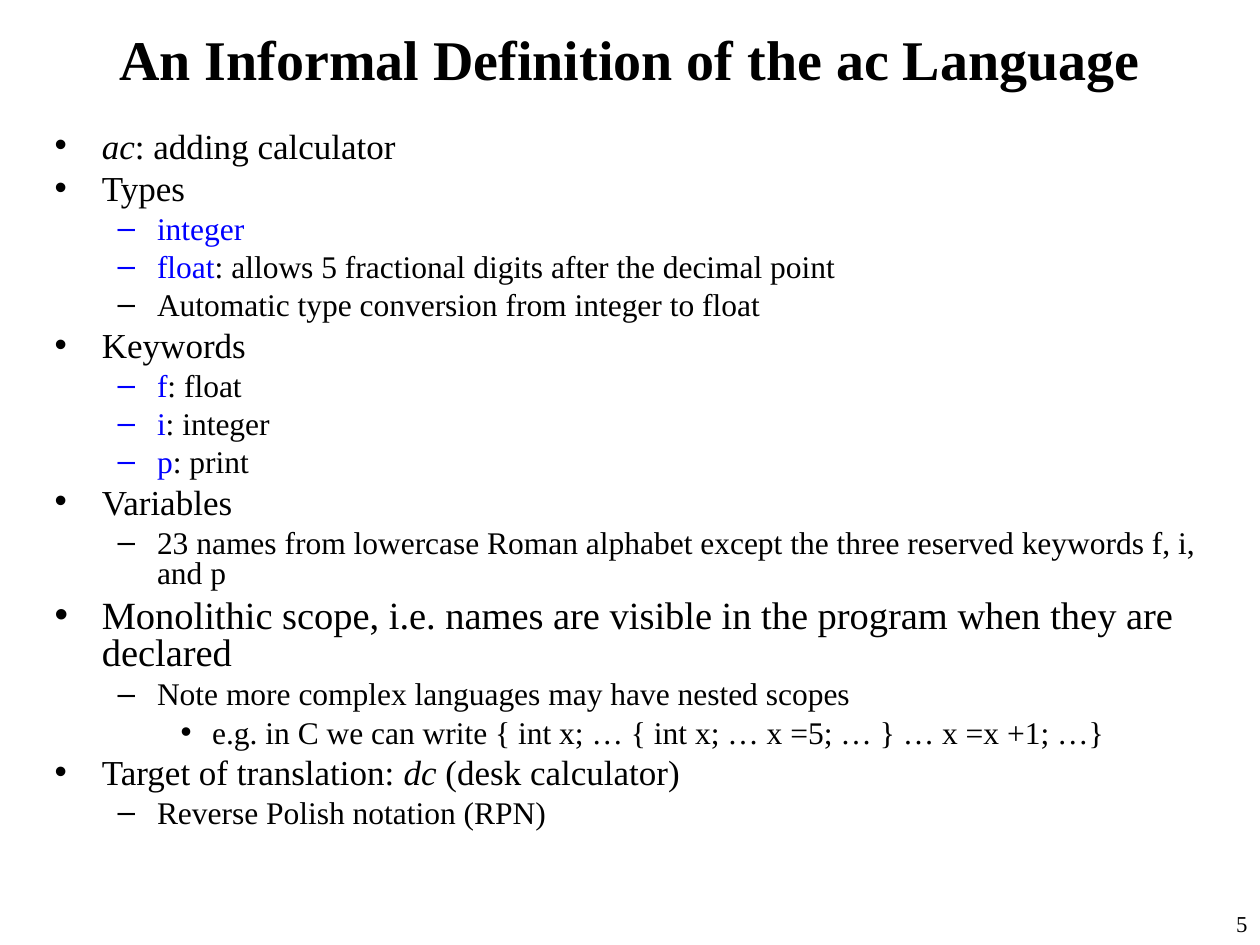
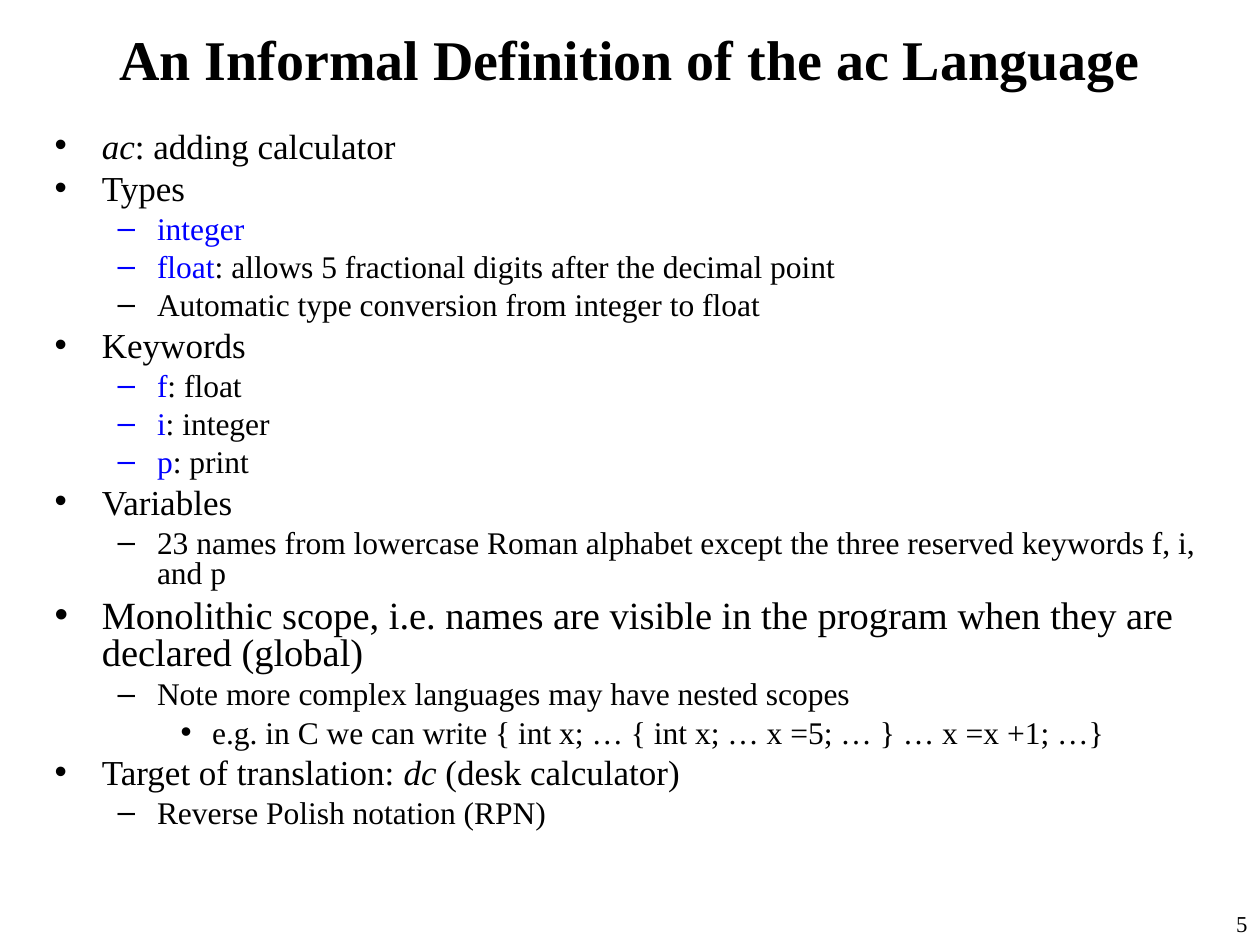
Before and after one commit to FlunkyHD/SPO, a slide deck: slide 5 of SPO/Exam PPT EDITED/SPOF21-Exam-2.ppt. Drawn at 1260x945 pixels with LibreOffice and Linux fonts; fonts in the diff are those of the drawing. Boxes give left, top, right and bottom in pixels: in the first picture for what was removed or moved away, otherwise in the second. Text is boxed around its words. In the diff, an @@ line names an element or a change of style, - is before the commit and + after.

```diff
--- a/SPO/Exam PPT EDITED/SPOF21-Exam-2.ppt
+++ b/SPO/Exam PPT EDITED/SPOF21-Exam-2.ppt
@@ text at <box>102,602,1173,674</box>: text changed @@
-• Monolithic scope, i.e. names are visible in the program when they are declared
+• Monolithic scope, i.e. names are visible in the program when they are declared (global)
```
Also in this commit, not shown: 1 other slide changed, 7 other files.
